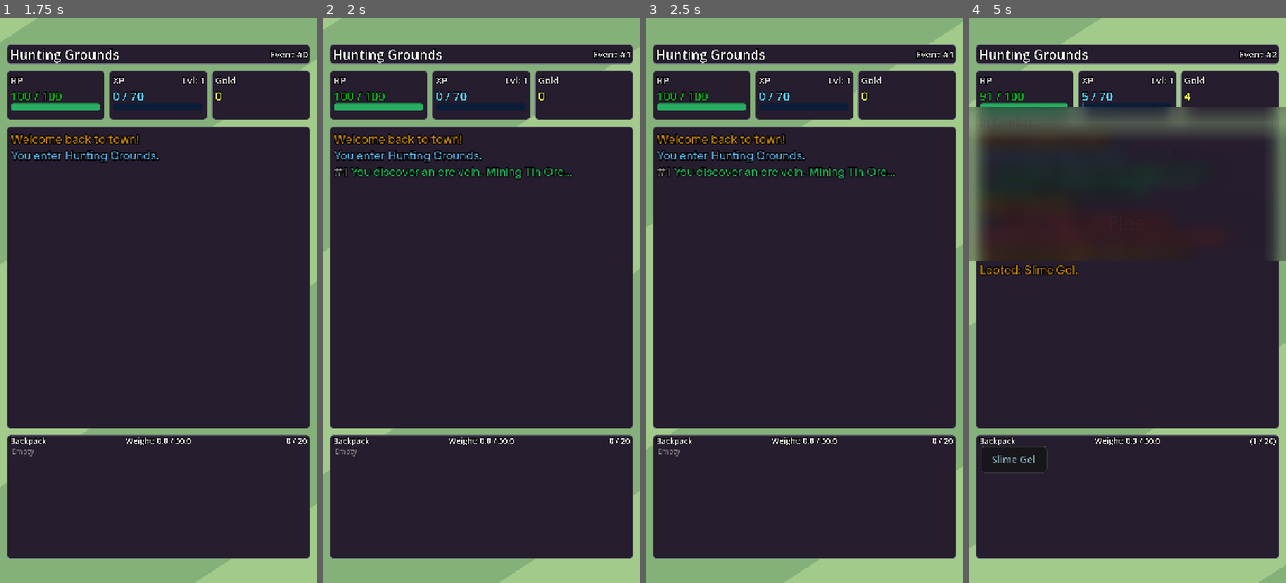
Above: before the commit, frames 1-4 (left to right).
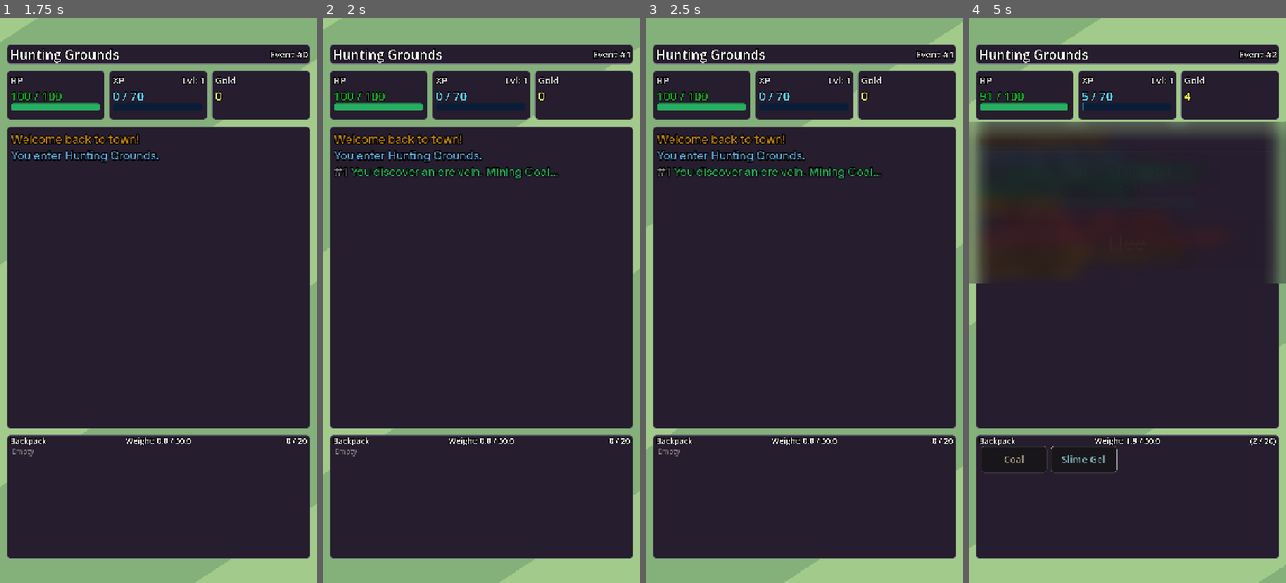
Above: after the commit, the same moments.

Repository: Nano95/project_RUNES
Game: Godot game, scene res://Scenes/Main.tscn
Two runs of this game, one before a commit and one after it. Both use one fixed random seed, a clock stepped at 60 frames per second and the inputs below.
Inputs (mouse positions are in pixels of both pictures, inside the frame that each line leads up to):
- Up to frame 1 (1.75 s): click "Choose Area" at 0.5 s; click "Hunting Grounds" at 1.25 s
- Up to frame 2 (2 s): no input
- Up to frame 3 (2.5 s): move the mouse to (874, 272) at 2.02 s; click (874, 272) at 2.17 s
- Up to frame 4 (5 s): drag from (1064, 328) to (1111, 413) at 2.77 s; move the mouse to (1159, 176) at 3.52 s; click (1159, 176) at 3.67 s; click (1013, 458) at 4.25 s, where only the run after the commit has a clickable "Coal"

Frame 1 is identical in both runs. In frame 2, 0.2% of the frame differs, in the area x 63-79%, y 26-28%; in frame 3, 0.2%; in frame 4, 3.4%, in the area x 0-100%, y 15-81%.

Commit message:
UI fixes for checkpoint and monster overlays
Also adjusted weapon/equipment stats

Diff:
--- a/Scenes/MainController.tscn
+++ b/Scenes/MainController.tscn
@@ -861,11 +861,12 @@
 visible = false
 material = SubResource("ShaderMaterial_ds30n")
 layout_mode = 1
-anchors_preset = 15
-anchor_right = 1.0
-anchor_bottom = 1.0
-offset_top = 227.0
-offset_bottom = -739.0
+anchors_preset = 14
+anchor_top = 0.5
+anchor_right = 1.0
+anchor_bottom = 0.5
+offset_top = -375.0
+offset_bottom = -54.0
 grow_horizontal = 2
 grow_vertical = 2
 script = ExtResource("18_cssra")
@@ -2759,15 +2760,16 @@
 theme_override_font_sizes/font_size = 32
 text = "Close"
 
-[node name="MonsterBattleOverlay" type="ColorRect" parent="UIController" unique_id=1221790153 node_paths=PackedStringArray("enemyNameLabel", "enemyHPBar", "enemyHPValue", "fleeButton")]
+[node name="MonsterBattleOverlay" type="ColorRect" parent="UIController" unique_id=1221790153 node_paths=PackedStringArray("enemyNameLabel", "enemyHPBar", "enemyHPValue", "fleeButton", "eventLogPanel")]
 visible = false
 material = SubResource("ShaderMaterial_ds30n")
 layout_mode = 1
-anchors_preset = 15
-anchor_right = 1.0
-anchor_bottom = 1.0
-offset_top = 211.0
-offset_bottom = -720.0
+anchors_preset = 14
+anchor_top = 0.5
+anchor_right = 1.0
+anchor_bottom = 0.5
+offset_top = -375.0
+offset_bottom = -9.0
 grow_horizontal = 2
 grow_vertical = 2
 script = ExtResource("13_vlrs7")
@@ -2775,6 +2777,7 @@
 enemyHPBar = NodePath("MonsterBattlePanel/HpProgressBar")
 enemyHPValue = NodePath("MonsterBattlePanel/MonsterHp")
 fleeButton = NodePath("MonsterBattlePanel/HBoxContainer/Flee")
+eventLogPanel = NodePath("../MarginContainer/VBoxContainer/EventLogPanel")
 
 [node name="MonsterBattlePanel" type="Panel" parent="UIController/MonsterBattleOverlay" unique_id=242767461]
 layout_mode = 1
--- a/Scripts/BlacksmithRegistry.gd
+++ b/Scripts/BlacksmithRegistry.gd
@@ -21,6 +21,7 @@
 
 		_make("Copper Legs",  "Copper Legs",  {"Copper Bar": 4},             "forge"),
 		_make("Iron Legs",    "Iron Legs",    {"Iron Bar": 4},               "forge"),
+		_make("Iron Helmet",    "Iron Helmet",    {"Iron Bar": 3},               "forge"),
 		_make("Golden Legs",  "Golden Legs",  {"Gold Bar": 4, "Iron Bar": 1}, "forge"),
 
 		_make("Golden Armor",  "Golden Armor",  {"Gold Bar": 3, "Iron Bar": 1},                 "forge"),
--- a/Scripts/CheckpointOverlay.gd
+++ b/Scripts/CheckpointOverlay.gd
@@ -44,7 +44,7 @@
 		set_process(false)
 
 func onOpen() -> void:
-	position.y = eventLogPanel.position.y
+	global_position.y = eventLogPanel.global_position.y
 	Utils.animate_modal_entry(self)
 	show()
 
--- a/Scripts/EquipmentModal.gd
+++ b/Scripts/EquipmentModal.gd
@@ -113,7 +113,8 @@
 	else:
 		var enh = equipped.get("enhancement", 0)
 		var enhStr = " +%d" % enh if enh > 0 else ""
-		btn.text = "%s%s" % [equipped["name"], enhStr]
+		var twoHandStr = " [2H]" if equipped.get("twoHanded", false) else ""
+		btn.text = "%s%s%s" % [equipped["name"], enhStr, twoHandStr]
 		btn.modulate = Color(1, 1, 1, 1.0)
 		btn.disabled = false
 
@@ -183,6 +184,8 @@
 
 	# Selected name
 	selectedNameLabel.text = "%s%s" % [selectedInstance.get("name", ""), enh]
+	if selectedInstance.get("twoHanded", false):
+		selectedNameLabel.text += " [2H]"
 
 	# Selected stat type and value
 	if statType != "none":
--- a/Scripts/GatherSystem.gd
+++ b/Scripts/GatherSystem.gd
@@ -1,7 +1,7 @@
 extends Node
 class_name GatherSystem
 
-const ORE_ITEMS = ["Copper Ore", "Iron Ore", "Coal", "Tin Ore"]
+const ORE_ITEMS = ["Copper Ore", "Iron Ore", "Coal"]
 const WOOD_ITEMS = ["Oak Log", "Pine Wood", "Dark Timber"]
 const FORAGE_TABLES: Dictionary = {
 	"Hunting Grounds": [
--- a/Scripts/ItemRegistry.gd
+++ b/Scripts/ItemRegistry.gd
@@ -24,31 +24,29 @@
 func _register() -> void:
 
 	# CRAFT EQUIPS
-	_equip("Copper Legs", "legs", false, "defense", 2, 4, "none", 0, 0.0, "Sturdy copper leggings.", 40)
-	_equip("Iron Legs",   "legs", false, "defense", 4, 7, "none", 0, 0.0, "Reliable iron leggings.", 70)
-	_equip("Golden Legs", "legs", false, "defense", 5, 9, "none", 0, 0.0, "Gleaming golden leggings.", 110)
-	_equip("Copper Sword", "weapon", false, "attack",  2, 4,  "none", 0, 0.0, "A solid copper blade.", 45)
-	_equip("Iron Sword",   "weapon", false, "attack",  4, 7,  "none", 0, 0.0, "A reliable iron sword.", 75)
+	_equip("Copper Legs", "legs", false, "defense", 1, 3, "none", 0, 0.0, "Sturdy copper leggings.", 40)
+	_equip("Iron Legs",   "legs", false, "defense", 2, 4, "none", 0, 0.0, "Reliable iron leggings.", 70)
+	_equip("Golden Legs", "legs", false, "defense", 4, 6, "none", 0, 0.0, "Gleaming golden leggings.", 110)
+	_equip("Copper Sword", "weapon", false, "attack",  1, 3,  "none", 0, 0.0, "A solid copper blade.", 45)
+	_equip("Iron Sword",   "weapon", false, "attack",  3, 5,  "none", 0, 0.0, "A reliable iron sword.", 75)
 	_equip("Iron Shield",  "shield", false, "defense", 3, 5,  "none", 0, 0.0, "A sturdy iron shield.",  65)
 	_equip("Golden Armor",  "armor", false, "defense", 5, 7,  "none", 0, 0.0, "A gleaming gold armor.",  90)
 	_equip("Orc Helmet",   "helmet", false, "defense", 3, 6,  "none", 0, 0.0, "Crude but effective.",   80)
 	_equip("Fang Spear",        "weapon", false, "attack",  4,  7,  "none",           0,    0.0,  "Tipped with a creature fang.",  55)
 
 	_equip("Wooden Shield",      "shield", false, "defense", 1, 2, "none", 0, 0.0, "Better than nothing.",         30)
-	_equip("Crude Blade",       "weapon", false, "attack",  1,  3,  "none",           0,    0.0,  "A crude blade.",                20)
-	_equip("Orcish Axe",        "weapon", false, "attack",  3,  6,  "none",           0,    0.0,  "A crude but heavy axe.",        40)
-	_equip("Bandit Blade",      "weapon", false, "attack",  2,  5,  "none",           0,    0.0,  "Notched but sharp.",            35)
-	_equip("Rusty Sword",       "weapon", false, "attack",  0,  1,  "none",           0,    0.0,  "Barely holds an edge.",         15)
+	_equip("Crude Blade",       "weapon", false, "attack",  2,  2,  "none",           0,    0.0,  "A crude blade.",                20)
+	_equip("Orcish Axe",        "weapon", false, "attack",  2,  4,  "none",           0,    0.0,  "A crude but heavy axe.",        40)
 	_equip("Giant Club",        "weapon", true,  "attack",  5,  9,  "none",           0,    0.0,  "Impossibly heavy.",             55)
-	_equip("War Hammer",        "weapon", true,  "attack",  6,  10, "none",           0,    0.0,  "Crushes bone and armor alike.", 80)
-	_equip("Shaman Staff",      "weapon", true,  "attack",  4,  7,  "none",           0,    0.0,  "Humming with dark energy.",     65)
-	_equip("Bark Shield",       "shield", false, "defense", 3,  5,  "none",           0,    0.0,  "Carved from ancient wood.",     85)
+	_equip("War Hammer",        "weapon", true,  "attack",  8,  12, "none",           0,    0.0,  "Crushes bone and armor alike.", 80)
+	_equip("Shaman Staff",      "weapon", true,  "attack",  6,  8,  "none",           0,    0.0,  "Humming with dark energy.",     65)
+	_equip("Bark Shield",       "shield", false, "defense", 4,  7,  "none",           0,    0.0,  "Carved from ancient wood.",     85)
 	_equip("Reinforced Shield", "shield", false, "defense", 2,  4,  "none",           0,    0.0,  "Solid and dependable.",         50)
-	_equip("Cursed Shield",     "shield", false, "defense", 3,  5,  "cursed_block",   70,   1.0,  "Something is wrong with it.",   75)
+	_equip("Cursed Shield",     "shield", false, "defense", 5,  8,  "cursed_block",   70,   1.0,  "Something is wrong with it.",   75)
 	_equip("Leather Armor",     "armor",  false, "defense", 2,  4,  "none",           0,    0.0,  "Basic leather protection.",     45)
 	_equip("Shadow Armor",      "armor",  false, "defense", 6,  10, "none",           0,    0.0,  "Absorbs light.",                110)
 	_equip("Banshee Veil",      "armor",  false, "defense", 2,  4,  "none",           0,    0.0,  "Woven from wailing spirits.",   120)
-	_equip("Iron Helmet",       "helmet", false, "defense", 1,  3,  "none",           0,    0.0,  "Simple but sturdy.",            25)
+	_equip("Iron Helmet",       "helmet", false, "defense", 2,  3,  "none",           0,    0.0,  "Simple but sturdy.",            25)
 	_equip("Leather Helmet",    "helmet", false, "defense", 1,  2,  "none",           0,    0.0,  "A simple leather helm.",        30)
 	_equip("Elven Helmet",      "helmet", false, "defense", 2,  4,  "none",           0,    0.0,  "Light and finely crafted.",     70)
 	_equip("Dark Knight Helm",  "helmet", false, "defense", 4,  7,  "none",           0,    0.0,  "Forged in shadow.",             90)
--- a/Scripts/MonsterBattleOverlay.gd
+++ b/Scripts/MonsterBattleOverlay.gd
@@ -5,6 +5,7 @@
 @export var enemyHPBar: ProgressBar
 @export var enemyHPValue: Label
 @export var fleeButton: Button
+@export var eventLogPanel: Panel
 
 var main:MainNode
 var monsterMaxHp: int = 0
@@ -29,6 +30,8 @@
 	updateHPColor(monsterMaxHp)
 	fleeButton.disabled = false
 	fleeButton.text = "Flee"
+
+	global_position.y = eventLogPanel.global_position.y
 	Utils.animate_modal_entry(self)
 
 func onCombatTick(_playerDmg: int, _monsterDmg: int, monsterHpLeft: int) -> void:
--- a/Scripts/MonsterRegistry.gd
+++ b/Scripts/MonsterRegistry.gd
@@ -74,31 +74,32 @@
 				]),
 				_make("Cyclops", "medium", 80, 22, 40, 15, 30, [
 					_drop("Cyclops Eye", 0.25),
+					_drop("Giant Club", 0.03),
 				]),
 				_make("Bandit", "medium", 60, 18, 35, 12, 25, [
 					_drop("Leather Armor", 0.10),
 					_drop("Iron Legs", 0.05),
+					_drop("Iron Helmet", 0.05)
 				]),
 			],
 			"strong": [
 				_make("Orc Shaman", "strong", 100, 28, 70, 25, 50, [
 					_drop("Orc Tooth", 0.45),
-					_drop("Shaman Staff", 0.10),
+					_drop("Shaman Staff", 0.08),
 				]),
 				_make("War Wolf", "strong", 90, 30, 65, 22, 45, [
 					_drop("Beast Skin", 0.35),
 					_drop("Giant Fang", 0.05),
 				]),
 				_make("Stone Troll", "strong", 120, 26, 75, 28, 55, [
-					_drop("Copper Ore", 0.90),
-					_drop("Iron Ore", 0.50),
-					_drop("Coal", 0.40),
-					_drop("Gold Ore", 0.20),
+					_drop("Iron Ore", 0.90),
+					_drop("Coal", 0.70),
+					_drop("Gold Ore", 0.40),
 				]),
 			],
 			"elite": [
 				_make("Bandit King", "elite", 450, 50, 350, 150, 280, [
-					_drop("War Hammer", 0.25),
+					_drop("War Hammer", 0.2),
 					_drop("Reinforced Boots", 0.10),
 				]),
 			],
@@ -120,6 +121,7 @@
 				_make("Bandit", "weak", 60, 18, 35, 12, 25, [
 					_drop("Leather Armor", 0.10),
 					_drop("Iron Legs", 0.05),
+					_drop("Iron Helmet", 0.05)
 				]),
 			],
 			"medium": [
@@ -148,6 +150,7 @@
 				_make("Banshee", "elite", 650, 70, 500, 200, 400, [
 					_drop("Dark Essence", 0.90),
 					_drop("Banshee Veil", 0.25),
+					_drop("Cursed Shield", .05)
 				]),
 			],
 		},
